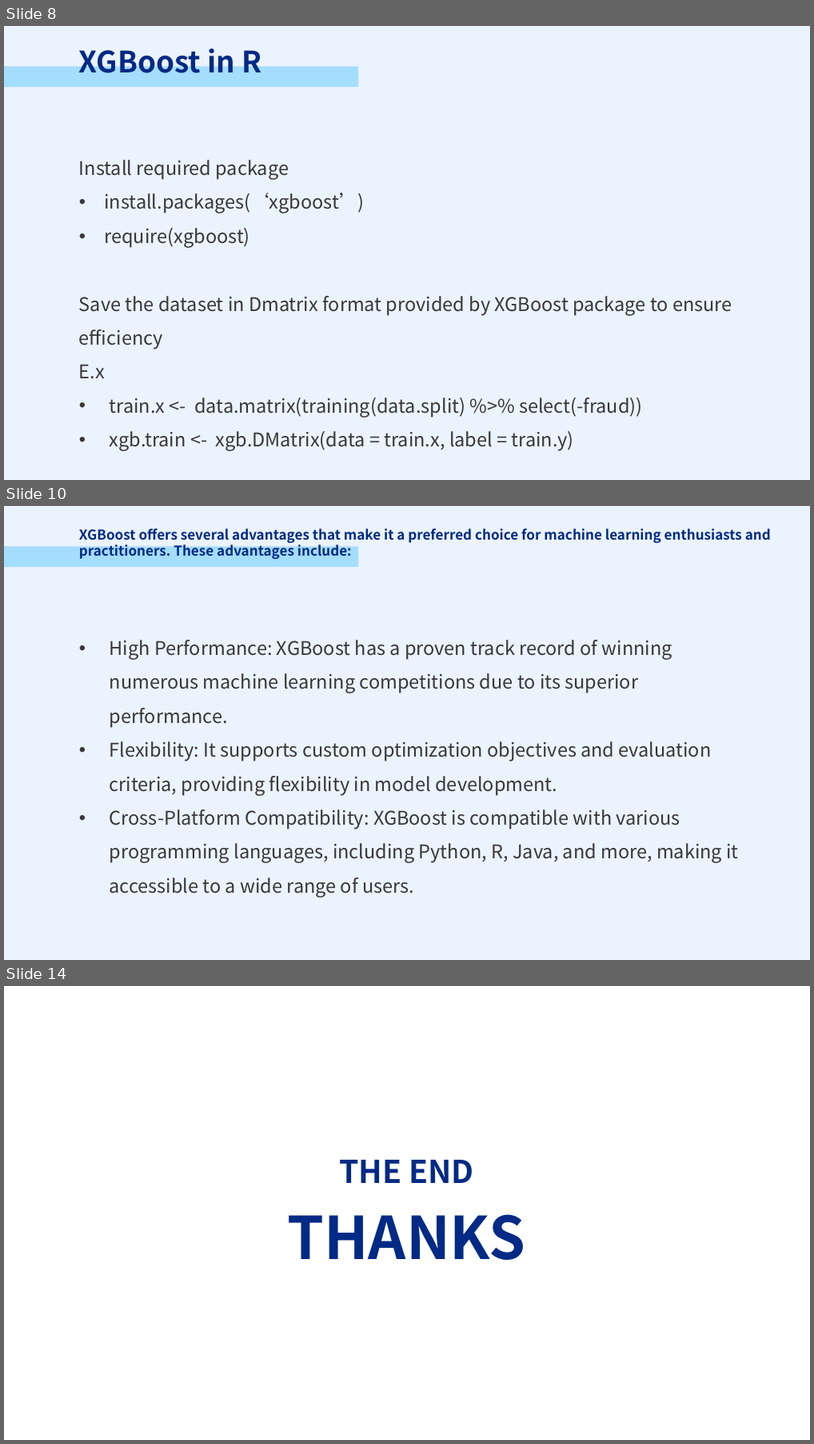
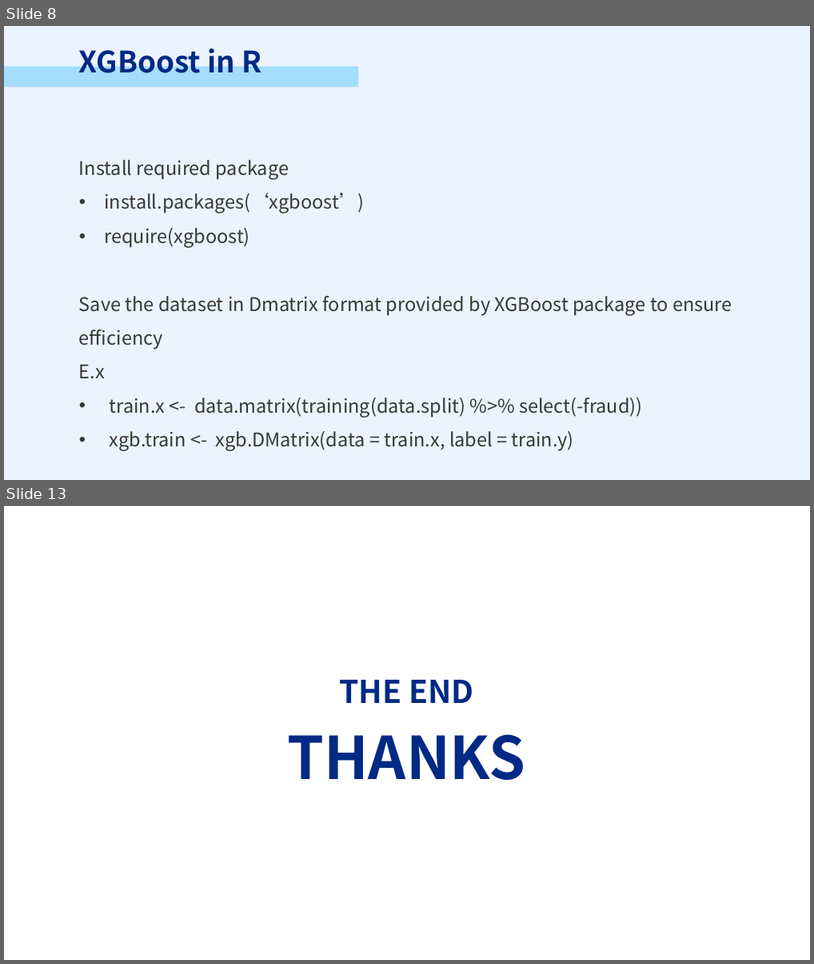
Before and after one commit to PSTAT197-F23/PSTAT197A_FP_Group1, a slide deck: scripts/drafts/PRESENTATION.pptx. Shown one above the other, each under a label of ours: slides 8, 10 and 14 before the commit, slides 8 and 13 after it; the slides between them are not shown. The pictures are 814x1444 and 814x964 pixels, drawn with LibreOffice and Linux fonts; fonts in the diff are those of the drawing; background and template pictures are left out. Boxes give left, top, right and bottom in pixels: in the first picture for what was removed or moved away, otherwise in the second. Text is boxed around its words. In the diff, an @@ line names an element or a change of style, - is before the commit and + after.

```diff
--- a/scripts/drafts/PRESENTATION.pptx
+++ b/scripts/drafts/PRESENTATION.pptx
@@ slide 10 removed at (4,506,810,960), background #EBF3FE @@
@@ text removed at (79,528,771,559) @@
-XGBoost offers several advantages that make it a preferred choice for machine learning enthusiasts and practitioners. These advantages include:
@@ rectangle removed at (4,546,359,568) @@
@@ text removed at (110,640,738,897) @@
-• High Performance: XGBoost has a proven track record of winning numerous machine learning competitions due to its superior performance.
-• Flexibility: It supports custom optimization objectives and evaluation criteria, providing flexibility in model development.
-• Cross-Platform Compatibility: XGBoost is compatible with various programming languages, including Python, R, Java, and more, making it accessible to a wide range of users.
@@ what was slide 14 is now slide 13 @@
```
Also in this commit, not shown: 3 slides changed, 3 slides added, 3 other slides removed.
